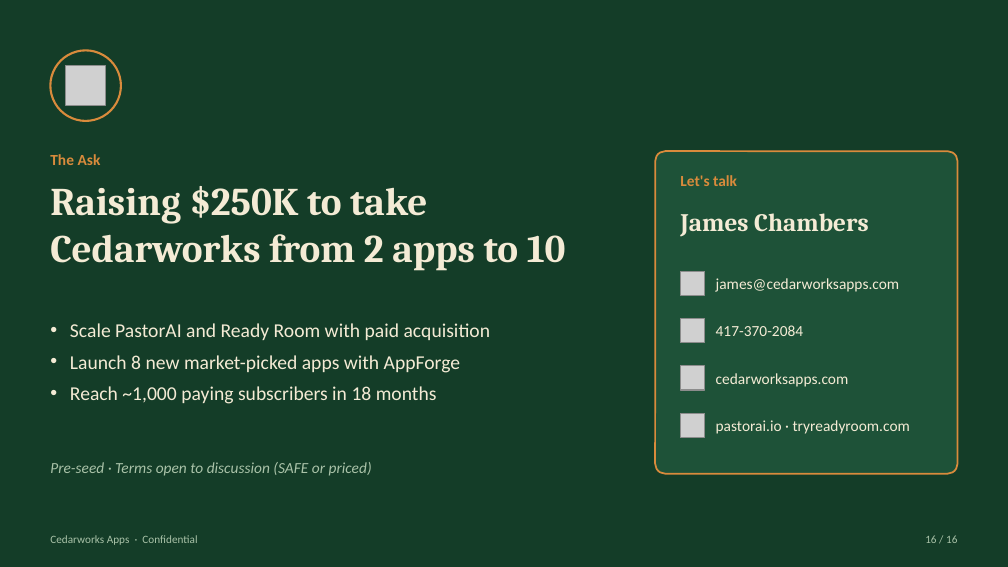
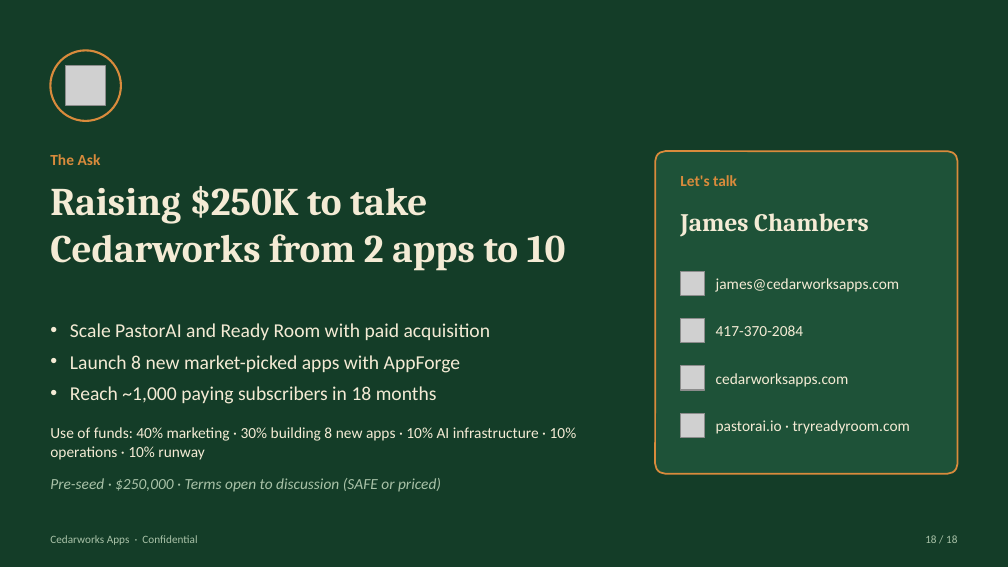
Before and after one commit to Pastorai1/Cedarworksapps, a slide deck: slide 18 of pitch-deck/Cedarworks-Apps-Pitch-Deck.pptx (slide 16 before the commit). Drawn at 1008x567 pixels with LibreOffice and Linux fonts; fonts in the diff are those of the drawing; grey boxes stand for pictures. Boxes give left, top, right and bottom in pixels: in the first picture for what was removed or moved away, otherwise in the second. Text is boxed around its words. In the diff, an @@ line names an element or a change of style, - is before the commit and + after.

```diff
--- a/pitch-deck/Cedarworks-Apps-Pitch-Deck.pptx
+++ b/pitch-deck/Cedarworks-Apps-Pitch-Deck.pptx
@@ text added at bbox=[50, 427, 577, 460], 11 pt, text #F4EBD5 @@
+Use of funds: 40% marketing · 30% building 8 new apps · 10% AI infrastructure · 10% operations · 10% runway
@@ text at bbox=[50, 478, 441, 492]: text changed @@
-Pre-seed · Terms open to discussion (SAFE or priced)
+Pre-seed · $250,000 · Terms open to discussion (SAFE or priced)
@@ text at bbox=[925, 535, 957, 543]: text changed @@
-16 / 16
+18 / 18
```
Also in this commit, not shown: 13 other slides changed, 4 slides added, 2 slides removed, 9 other files.
